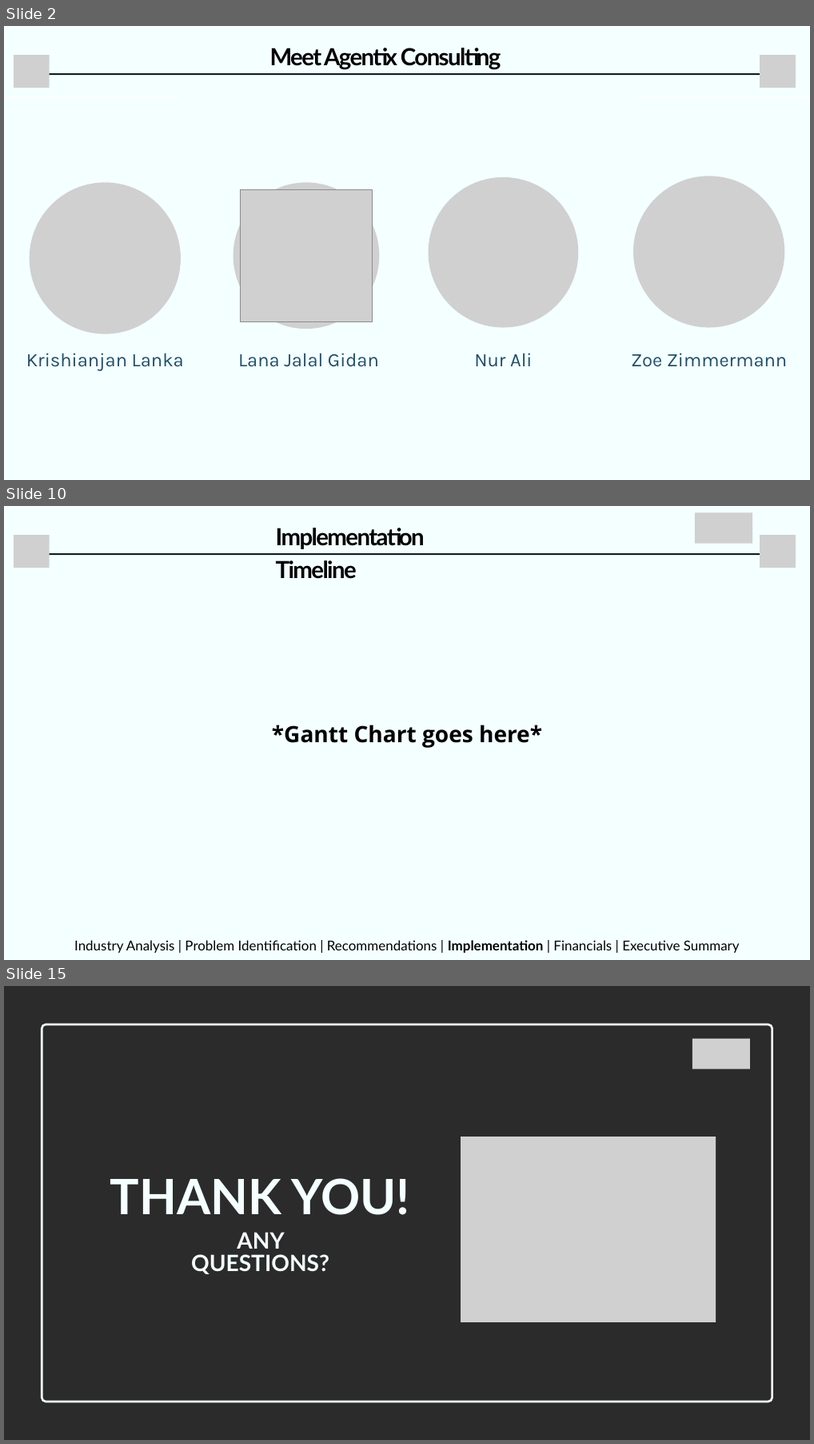
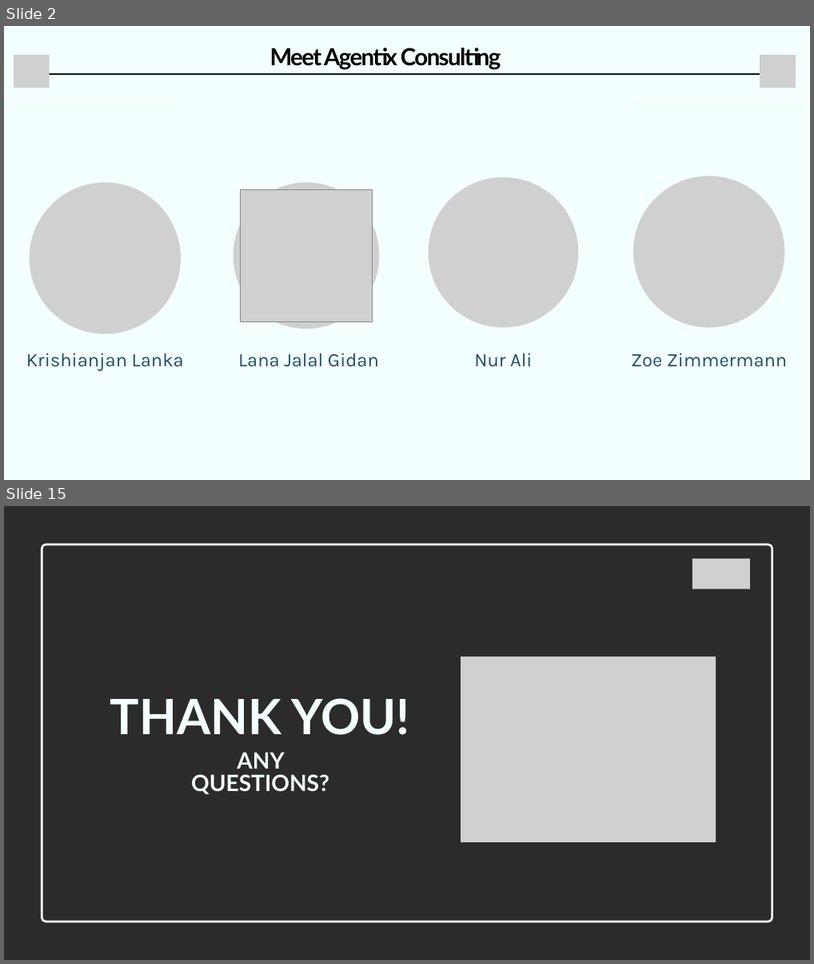
Before and after one commit to thenaivedetective/sp500-stock-performance, a slide deck: attached_assets/Cisco_Webex_Case_Comp_By_Agentix_Consulting_1772854922433.pptx. Shown one above the other, each under a label of ours: slides 2, 10 and 15 before the commit, slides 2 and 15 after it; the slides between them are not shown. The pictures are 814x1444 and 814x964 pixels, drawn with LibreOffice and Linux fonts; fonts in the diff are those of the drawing; grey boxes stand for pictures; background and template pictures are left out; a plain dark background stands for a picture behind light text. Boxes give left, top, right and bottom in pixels: in the first picture for what was removed or moved away, otherwise in the second. Text is boxed around its words. In the diff, an @@ line names an element or a change of style, - is before the commit and + after.

```diff
--- a/attached_assets/Cisco_Webex_Case_Comp_By_Agentix_Consulting_1772854922433.pptx
+++ b/attached_assets/Cisco_Webex_Case_Comp_By_Agentix_Consulting_1772854922433.pptx
@@ slide 10 removed at [4, 506, 810, 960], background #F4FFFF @@
@@ text removed at [276, 528, 425, 579] @@
-Implementation Timeline
@@ picture removed at [695, 513, 753, 544] @@
@@ picture removed at [14, 535, 49, 568] @@
@@ picture removed at [760, 535, 795, 568] @@
@@ line removed from (44, 554) to (760, 554) @@
@@ text removed at [272, 724, 542, 748] @@
-*Gantt Chart goes here*
@@ text removed at [74, 940, 740, 952] @@
-Industry Analysis | Problem Identification | Recommendations | Implementation | Financials | Executive Summary
```
Also in this commit, not shown: 13 slides changed, 1 slide added, 2 other files.
